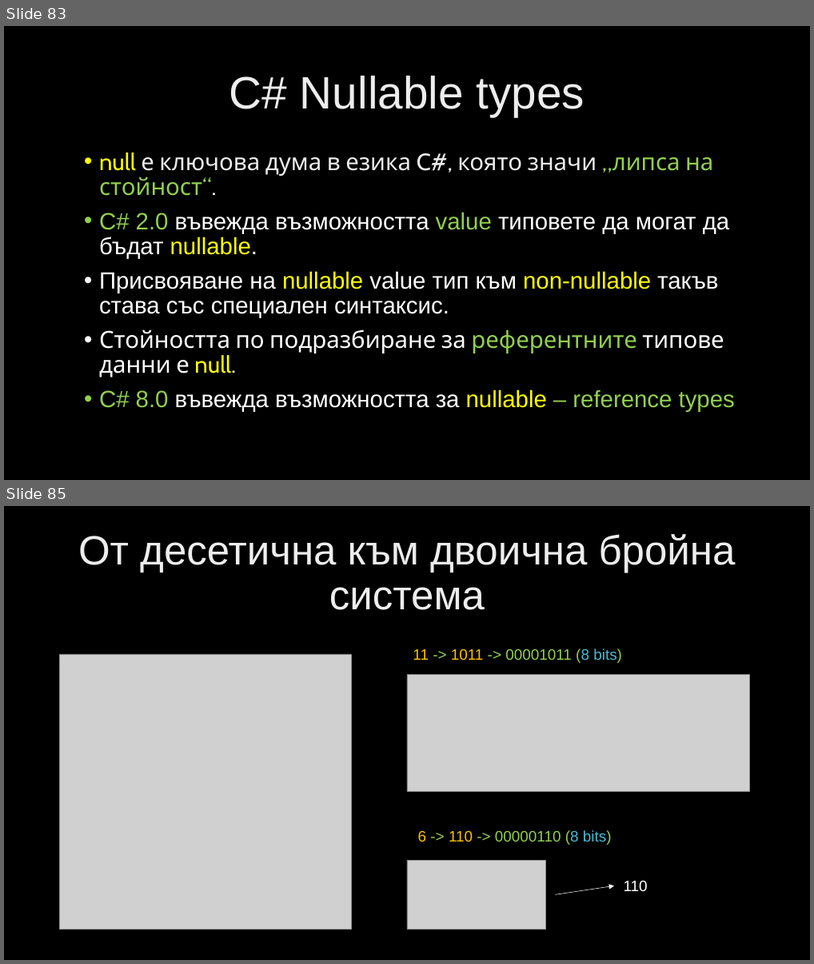
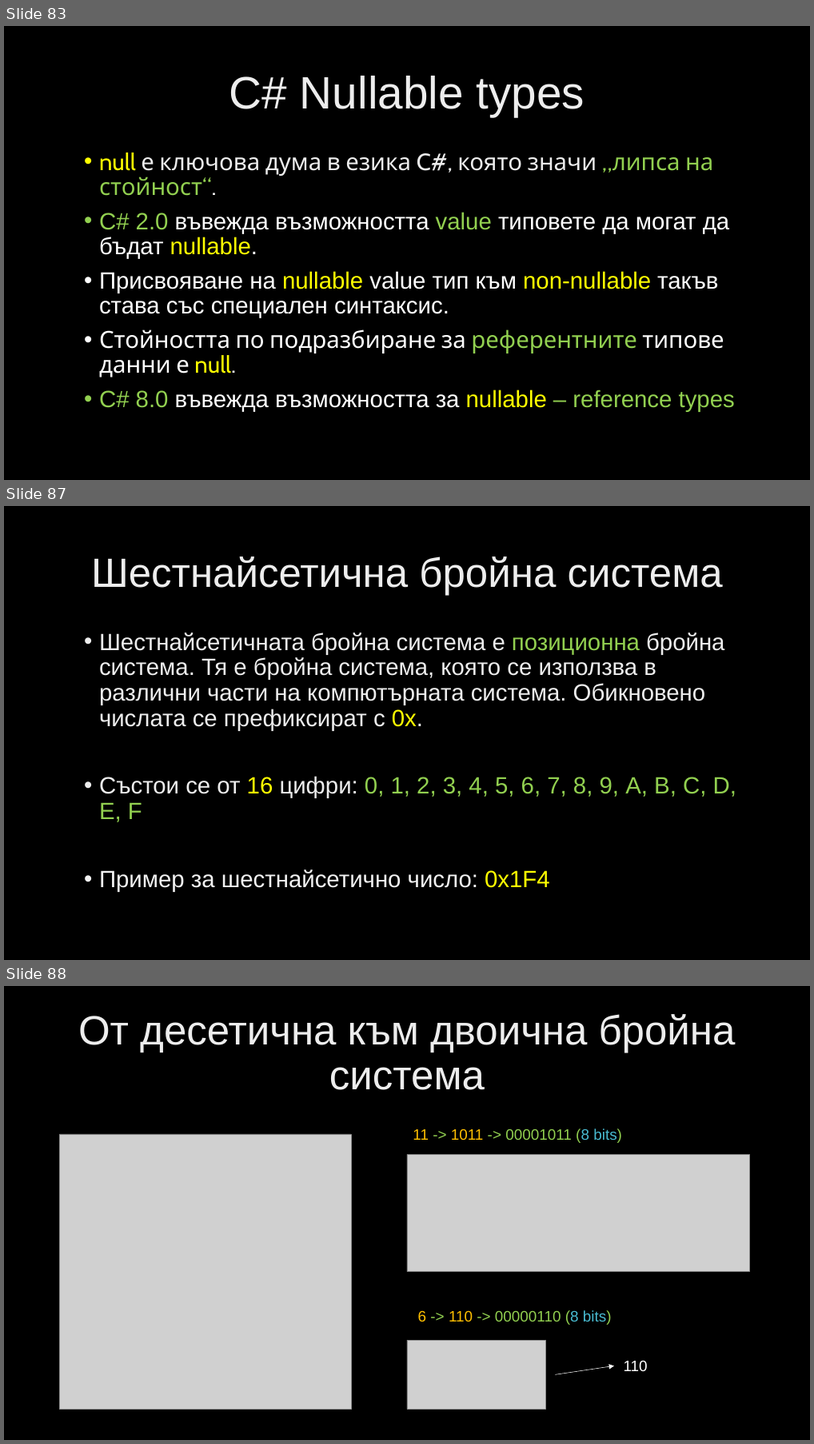
Before and after one commit to velizar92/CSharp-Programming-Presentations, a slide deck: C# Intermediate.pptx. Shown one above the other, each under a label of ours: slides 83 and 85 before the commit, slides 83, 87 and 88 after it; the slides between them are not shown. The pictures are 814x964 and 814x1444 pixels, drawn with LibreOffice and Linux fonts; fonts in the diff are those of the drawing; grey boxes stand for pictures; background and template pictures are left out. Boxes give left, top, right and bottom in pixels: in the first picture for what was removed or moved away, otherwise in the second. Text is boxed around its words. In the diff, an @@ line names an element or a change of style, - is before the commit and + after.

```diff
--- a/C# Intermediate.pptx
+++ b/C# Intermediate.pptx
@@ slide 87 added at (4,506,810,960), background picture (left out) @@
@@ title added at (91,556,723,595), 48.6 pt, text gradient #BFBFBF to #EDEDED to #FFFFFF @@
+Шестнайсетична бройна система
@@ text added at (99,632,737,892), 28 pt, text gradient #BFBFBF to #EDEDED to #FFFFFF @@
+• Шестнайсетичната бройна система е позиционна бройна система. Тя е бройна система, която се използва в различни части на компютърната система. Обикновено числата се префиксират с 0x.
+• Състои се от 16 цифри: 0, 1, 2, 3, 4, 5, 6, 7, 8, 9, A, B, C, D, E, F
+• Пример за шестнайсетично число: 0x1F4
@@ what was slide 85 is now slide 88 @@
```
Also in this commit, not shown: 5 other slides added.
